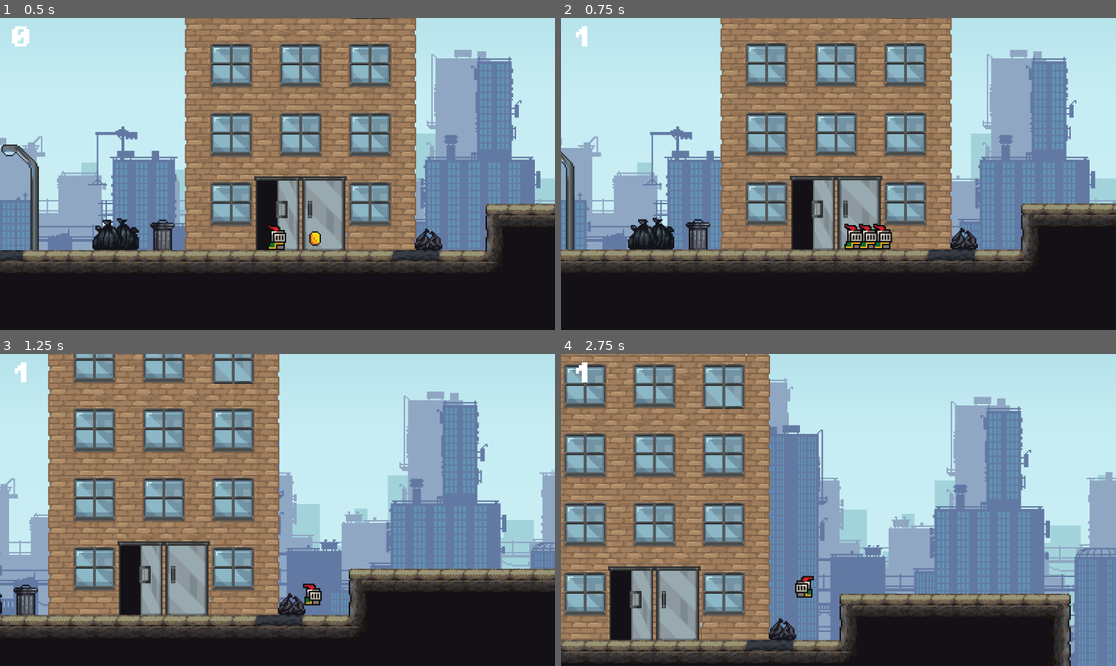
Above: before the commit, frames 1-4 (two rows, left to right).
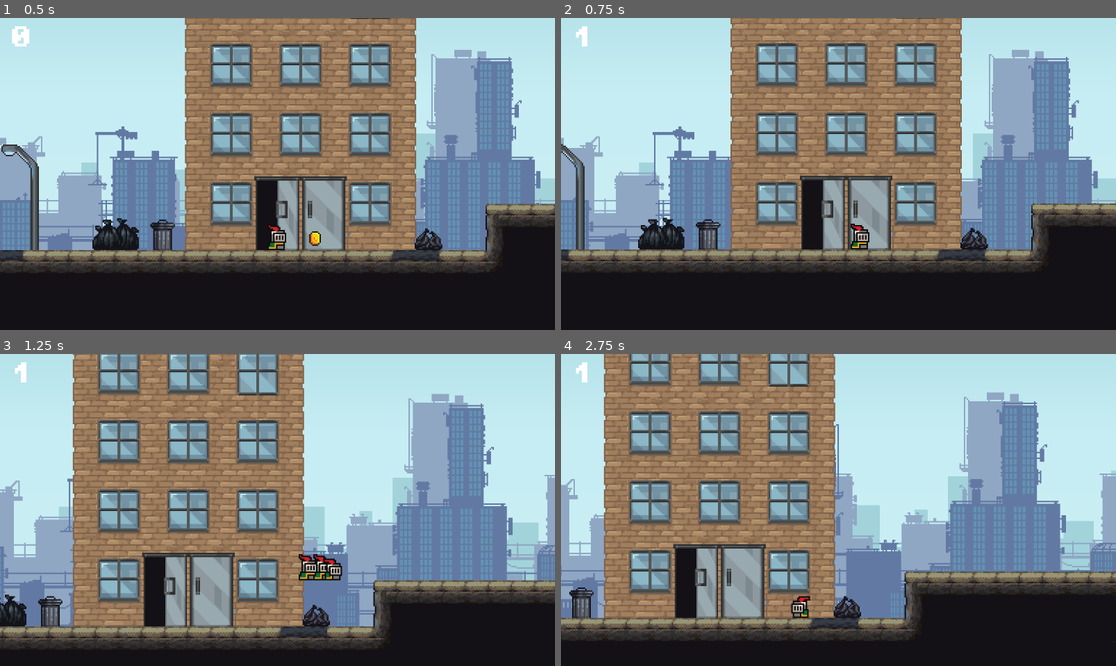
Above: after the commit, the same moments.

Repository: naziae23/brackeys-game-jam-2026
Game: Godot game, scene res://scenes/game.tscn
Two runs of this game, one before a commit and one after it. Both use one fixed random seed, a clock stepped at 60 frames per second and the inputs below.
Inputs:
- Up to frame 1 (0.5 s): no input
- Up to frame 2 (0.75 s): hold D (move_right) from 0.53 s (still down); tap Shift (Dash) at 0.6 s
- Up to frame 3 (1.25 s): keep holding D (move_right); tap Space (jump) at 0.77, 0.8, 1.07 s
- Up to frame 4 (2.75 s): tap Space (jump) at 1.35, 1.52, 1.82, 2.3 s; tap Shift (Dash) at 1.55, 2.1 s; release D (move_right) at 2.03 s; hold A (move_left) from 2.03 s (still down)

Frame 1 is identical in both runs. In frame 2, 20% of the frame differs, in the area x 0-100%, y 0-82%; in frame 3, 45%; in frame 4, 55%, in the area x 0-100%, y 0-100%.

Commit message:
space dash

Diff:
--- a/scripts/player.gd
+++ b/scripts/player.gd
@@ -31,6 +31,7 @@
 		update_gravity(delta)
 
 	var direction := Input.get_axis("move_left", "move_right")
+	_dash_logic(delta)
 
 	if !is_dashing:
 		update_movement(direction)
@@ -40,7 +41,6 @@
 		if !is_dashing and !can_dash:
 			can_dash = true
 
-	_dash_logic(delta)
 	_update_dash_visuals()
 
 	move_and_slide()
@@ -50,7 +50,7 @@
 		velocity += get_gravity() * delta
 
 func update_movement(direction: float) -> void:
-	if Input.is_action_just_pressed("jump") and is_on_floor_coyote():
+	if Input.is_action_just_pressed("jump") and is_on_floor_coyote() and !Input.is_action_pressed("move_down"):
 		velocity.y = JUMP_VELOCITY
 		is_jumping = true
 	if direction:
@@ -75,7 +75,8 @@
 	if input_dir.x != 0:
 		dash_dir.x = input_dir.x
 
-	if can_dash and Input.is_action_just_pressed("Dash"):
+	if can_dash and (is_jumping and Input.is_action_just_pressed("jump") or
+		(!is_jumping and Input.is_action_pressed("move_down") and Input.is_action_just_pressed("jump"))):
 		var final_dash_dir: Vector2 = dash_dir
 		final_dash_dir.y = input_dir.y
 		if input_dir.y != 0 and input_dir.x == 0:
